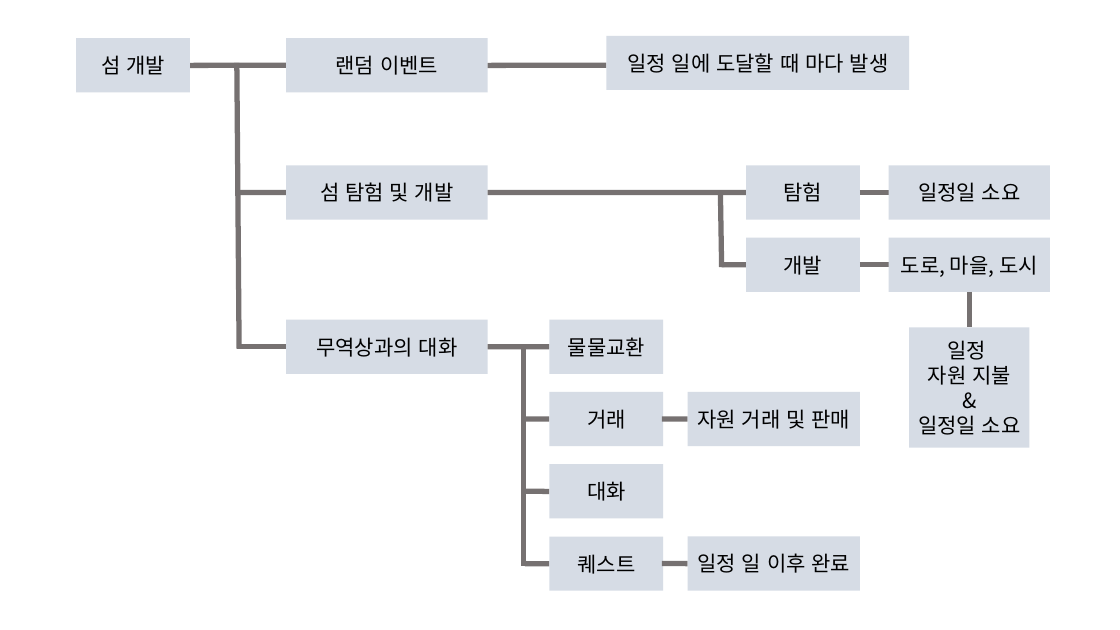
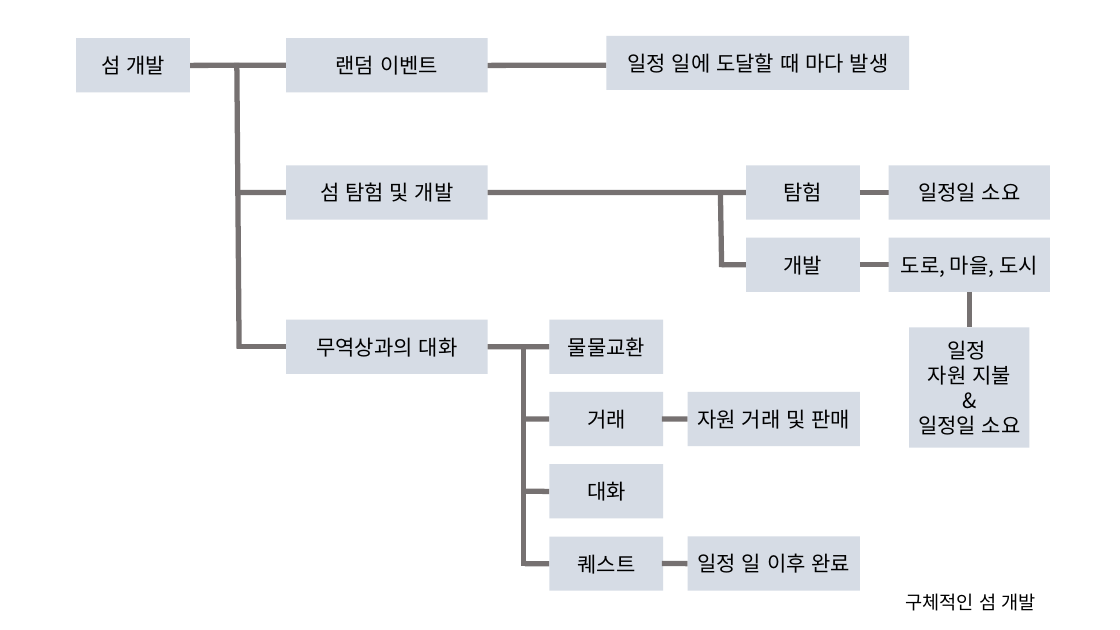
Before and after one commit to tireDep/InhaUniv_Education, a slide deck: slide 2 of 00. 기획 수업/컨셉 기획서/참고 자료/200627 컨셉 기획_흐름 도식화.pptx. Drawn at 1120x630 pixels with LibreOffice and Linux fonts; fonts in the diff are those of the drawing. Boxes give left, top, right and bottom in pixels: in the first picture for what was removed or moved away, otherwise in the second. Text is boxed around its words. In the diff, an @@ line names an element or a change of style, - is before the commit and + after.

```diff
--- a/00. 기획 수업/컨셉 기획서/참고 자료/200627 컨셉 기획_흐름 도식화.pptx
+++ b/00. 기획 수업/컨셉 기획서/참고 자료/200627 컨셉 기획_흐름 도식화.pptx
@@ text added at (x1=905, y1=593, x2=1035, y2=611), 16 pt, text #000000 @@
+구체적인 섬 개발
```
Also in this commit, not shown: 1 other slide changed, 1 other file.
